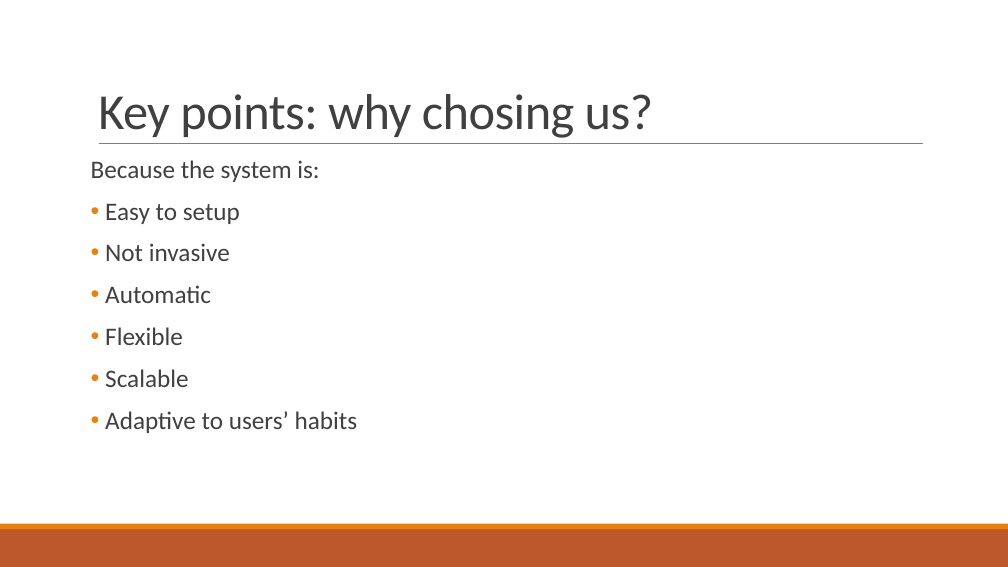
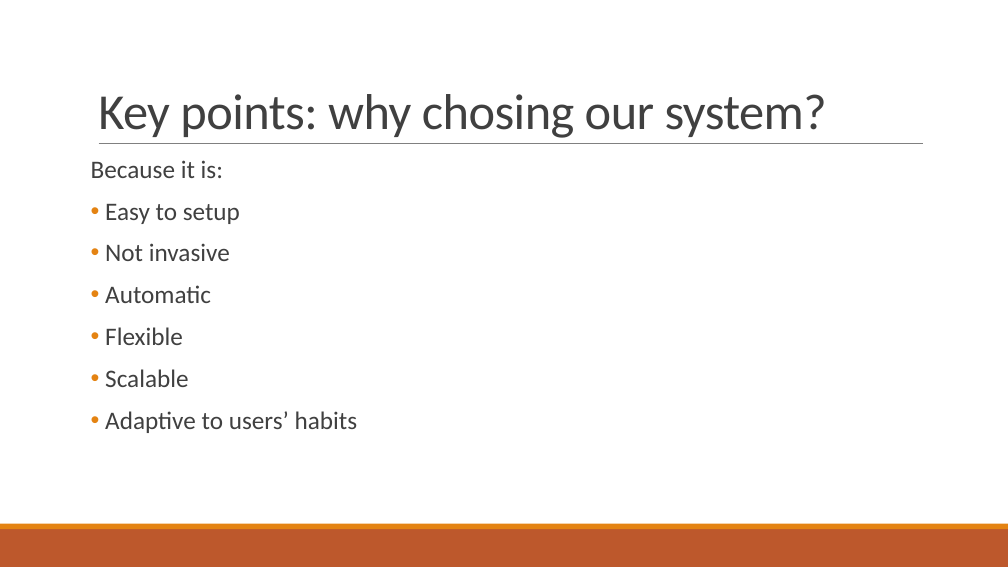
Before and after one commit to francescobaraldi/smart-neighborhood, a slide deck: slide 7 of Smart Neighborhood.pptx (slide 6 before the commit). Drawn at 1008x567 pixels with LibreOffice and Linux fonts; fonts in the diff are those of the drawing. Boxes give left, top, right and bottom in pixels: in the first picture for what was removed or moved away, otherwise in the second. Text is boxed around its words. In the diff, an @@ line names an element or a change of style, - is before the commit and + after.

```diff
--- a/Smart Neighborhood.pptx
+++ b/Smart Neighborhood.pptx
@@ title at <box>98,94,827,138</box>: text changed @@
-Key points: why chosing us?
+Key points: why chosing our system?
@@ text at <box>91,160,223,178</box>: text changed @@
-Because the system is:
+Because it is:
```
Also in this commit, not shown: 16 other slides changed, 8 slides added, 2 slides removed.
